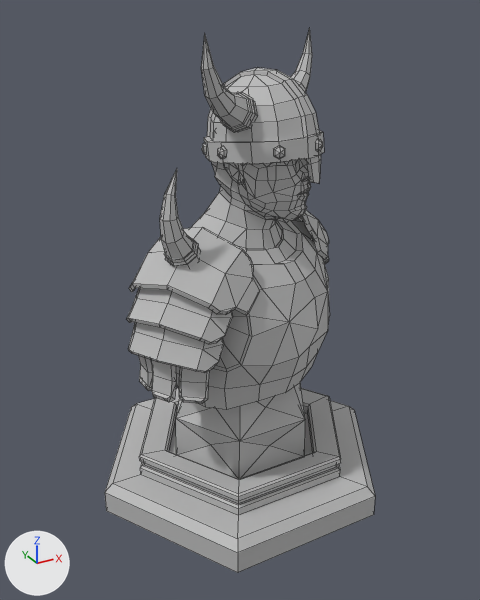
Before and after pictures for a commit that changed the FBX model The Hollow Shield/Assets/Meshes/armyTile_Viking.fbx.
Both versions are drawn from a camera (50 mm lens) standing at (-0.0189, -0.0342, 0.03) and looking at (-0.0003, -0.0005, 0.0131). The lights are fixed; the arrows at lower left show +X, +Y and +Z. Mesh edges are drawn as thin lines. Where no turn or scale is listed for an object, it has been applied to the vertices. Vertices at the same position are counted once.

The first picture shows 'armyTile_Viking'.
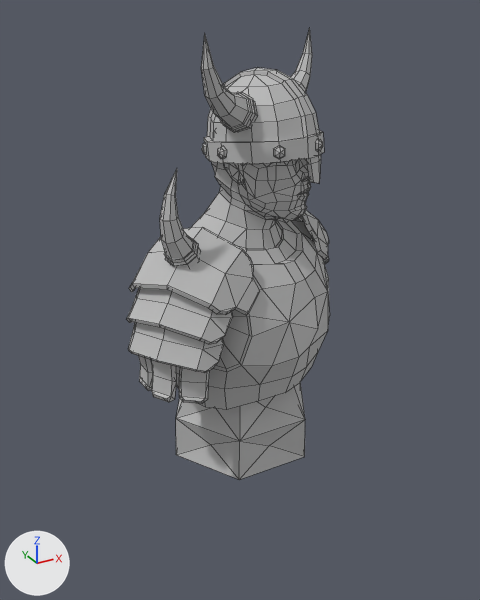
Where the change shows, as pixel boxes (x1, y1, x2, y2) in the pictures (480 x 600 px):
'armyTile_Viking', reshaped (25% narrower, 17% shorter): before (105, 28, 375, 573); after (127, 28, 330, 480)
part 1 of me_mesh, deleted: before (105, 388, 375, 573)

What changed in the scene script:
```text
Change me_mesh:
    where me_mesh.from_pydata(...)  # 1584 vertices, 1654 faces; spans x -0.01..0.01, y -0.0087..0.0087, z 0.0..0.0289
    used by ob_armytile_viking; location = (0.0, 0.0, 0.0)
    me_mesh part 1: the loose piece of 85 vertices spanning x -0.01..0.01, y -0.0087..0.0087, z 0.0..0.0035 is deleted
```
